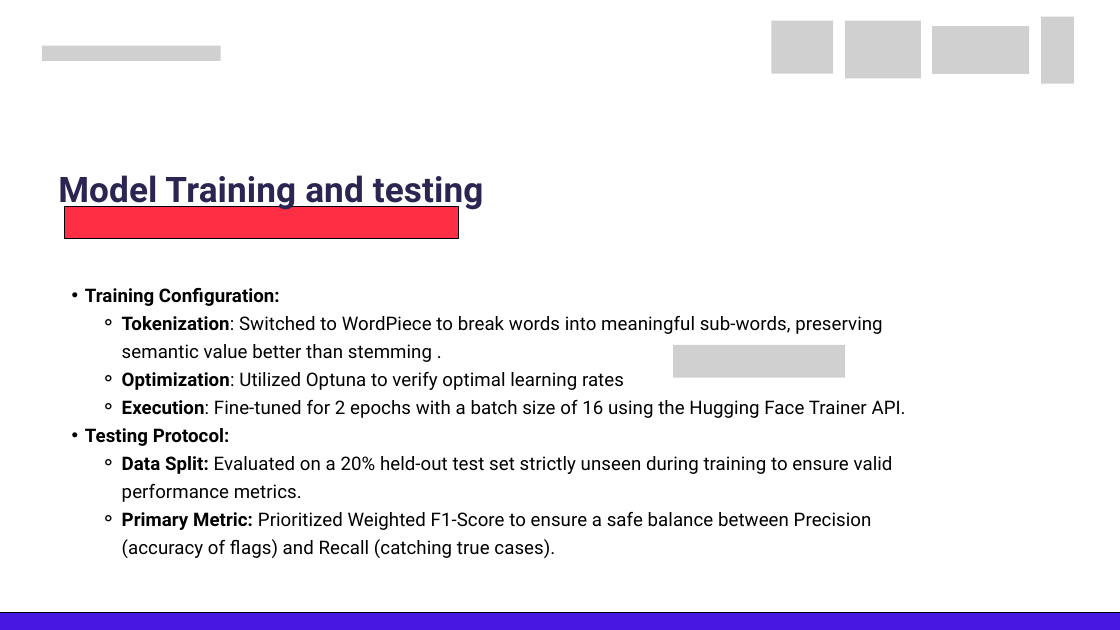
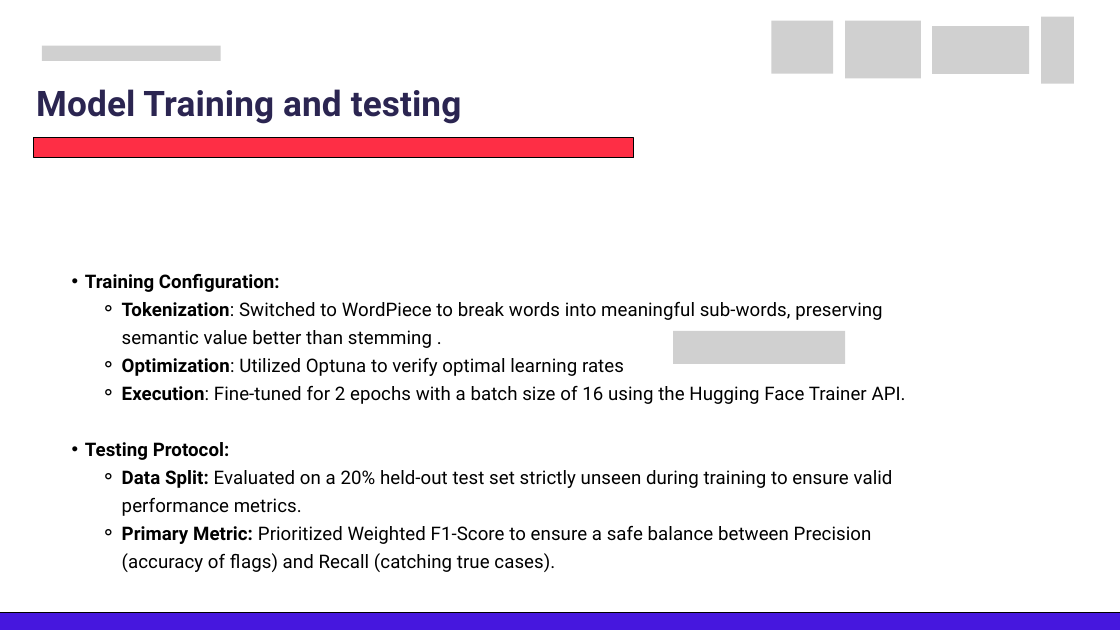
Before and after one commit to edasaruhan/FTL_Myanmar_Gr12, a slide deck: slide 12 of Final Presentation/Frontier_Tech_Leaders_ Programme_Capstone_Group12.pptx.pptx. Drawn at 1120x630 pixels with LibreOffice and Linux fonts; fonts in the diff are those of the drawing; grey boxes stand for pictures. Boxes give left, top, right and bottom in pixels: in the first picture for what was removed or moved away, otherwise in the second. Text is boxed around its words. In the diff, an @@ line names an element or a change of style, - is before the commit and + after.

```diff
--- a/Final Presentation/Frontier_Tech_Leaders_ Programme_Capstone_Group12.pptx.pptx
+++ b/Final Presentation/Frontier_Tech_Leaders_ Programme_Capstone_Group12.pptx.pptx
@@ text "Model Training and testing": place and size @@
-text "Model Training and testing" at [58, 175, 484, 211]
+text "Model Training and testing" at [36, 89, 462, 124]
@@ freeform shape: place and size @@
-freeform shape at [64, 207, 459, 238]
+freeform shape at [34, 138, 633, 158]
@@ text "Training Configuration:" rewrapped from [85, 288, 906, 558] to [85, 274, 906, 572] @@
@@ picture: place and size @@
-picture at [673, 345, 845, 378]
+picture at [673, 331, 845, 364]
```
Also in this commit, not shown: 17 other slides changed, 1 other file.
